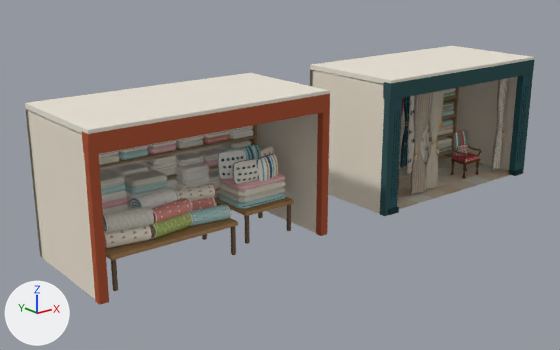
What one commit did to the Blender file assets/models/gyeongbu-homewares/homewares.blend.
Before and after are seen from a camera (50 mm lens) standing at (-7.77, -12.71, 6.12) and looking at (2.7, 0.38, 0.89). Every picture has the same lights, and +X, +Y and +Z are marked at lower left. The first picture is the older version.

Objects in the first picture: '밝은 천장.002', '밝은 천장.003', '상부 돌림띠.002', '상부 돌림띠.003', '전면 문선.004', '전면 문선.005', '전면 문선.006', '진열 상판.002', '측벽.004', '측벽.005', '측벽.006', '측벽.007' and 112 more.
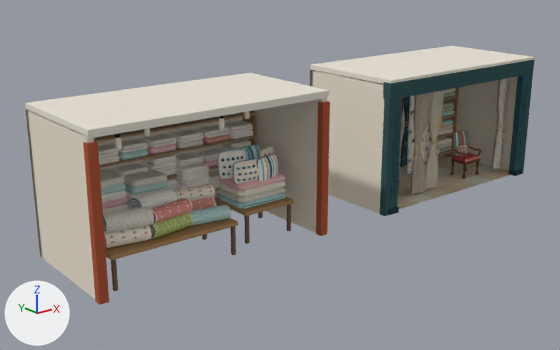
Where the change shows, as pixel boxes (x1, y1, x2, y2) in the pictures (560 x 350 px):
'상부 돌림띠.002', reshaped, moved (39% narrower, 35% shorter)
    before: (82, 94, 330, 156)
    after: (383, 60, 534, 100)
'침구점 · 천장 앞 얇은 마감', added
    after: (84, 96, 328, 139)
'펜던트 · 세로 유리 확산관', added
    after: (115, 137, 121, 150)
'펜던트 · 세로 유리 확산관.001', added
    after: (144, 128, 150, 136)
'상부 돌림띠.003', unchanged, covered by the edit
    before: (383, 60, 534, 100)

What changed in the scene script:
```text
Add mat_펜던트___우윳빛_유리:
    mat_펜던트___우윳빛_유리 = diffuse_material('펜던트 · 우윳빛 유리')
    mat_펜던트___우윳빛_유리.base_color = (1.0, 0.947, 0.791)  # pale yellow #fff9e6
Add me_펜던트___세로_유리_확산관_002:
    me_펜던트___세로_유리_확산관_002.from_pydata(...)  # 70 vertices, 58 faces; spans x 0.377..0.483, y -0.722..-0.618, z 2.51..2.73
    me_펜던트___세로_유리_확산관_002.materials.append(mat_펜던트___우윳빛_유리)  # pale yellow #fff9e6
Add me_펜던트___세로_유리_확산관_001:
    me_펜던트___세로_유리_확산관_001.from_pydata(...)  # 70 vertices, 58 faces; spans x -0.763..-0.657, y 0.148..0.252, z 2.38..2.6
    me_펜던트___세로_유리_확산관_001.materials.append(mat_펜던트___우윳빛_유리)  # pale yellow #fff9e6
Add me_펜던트___세로_유리_확산관:
    me_펜던트___세로_유리_확산관.from_pydata(...)  # 70 vertices, 58 faces; spans x -1.823..-1.717, y -0.732..-0.628, z 2.49..2.71
    me_펜던트___세로_유리_확산관.materials.append(mat_펜던트___우윳빛_유리)  # pale yellow #fff9e6
Add me_침구점___천장_앞_얇은_마감:
    me_침구점___천장_앞_얇은_마감.from_pydata(...)  # a box spanning x -2.6..2.6, y -1.28..-1.16, z 2.94..3.04
    me_침구점___천장_앞_얇은_마감.materials.append(mat_표백_면)  # white #f6f1e8
Change ob_상부_돌림띠_002:
    ob_상부_돌림띠_002: bpy.data.objects.new('상부 돌림띠.002', me_cube_005) -> bpy.data.objects.new('상부 돌림띠.002', me_cube_097)
    ob_상부_돌림띠_002.location: (0.0, -1.22, 2.85) -> (7.0, -1.22, 2.85)
Add ob_펜던트___세로_유리_확산관_002:
    ob_펜던트___세로_유리_확산관_002 = bpy.data.objects.new('펜던트 · 세로 유리 확산관.002', me_펜던트___세로_유리_확산관_002)
    ob_펜던트___세로_유리_확산관_002.location = (0.0, 0.0, 0.0)
Add ob_펜던트___세로_유리_확산관_001:
    ob_펜던트___세로_유리_확산관_001 = bpy.data.objects.new('펜던트 · 세로 유리 확산관.001', me_펜던트___세로_유리_확산관_001)
    ob_펜던트___세로_유리_확산관_001.location = (0.0, 0.0, 0.0)
Add ob_펜던트___세로_유리_확산관:
    ob_펜던트___세로_유리_확산관 = bpy.data.objects.new('펜던트 · 세로 유리 확산관', me_펜던트___세로_유리_확산관)
    ob_펜던트___세로_유리_확산관.location = (0.0, 0.0, 0.0)
Add ob_침구점___천장_앞_얇은_마감:
    ob_침구점___천장_앞_얇은_마감 = bpy.data.objects.new('침구점 · 천장 앞 얇은 마감', me_침구점___천장_앞_얇은_마감)
    ob_침구점___천장_앞_얇은_마감.location = (0.0, 0.0, 0.0)
```
